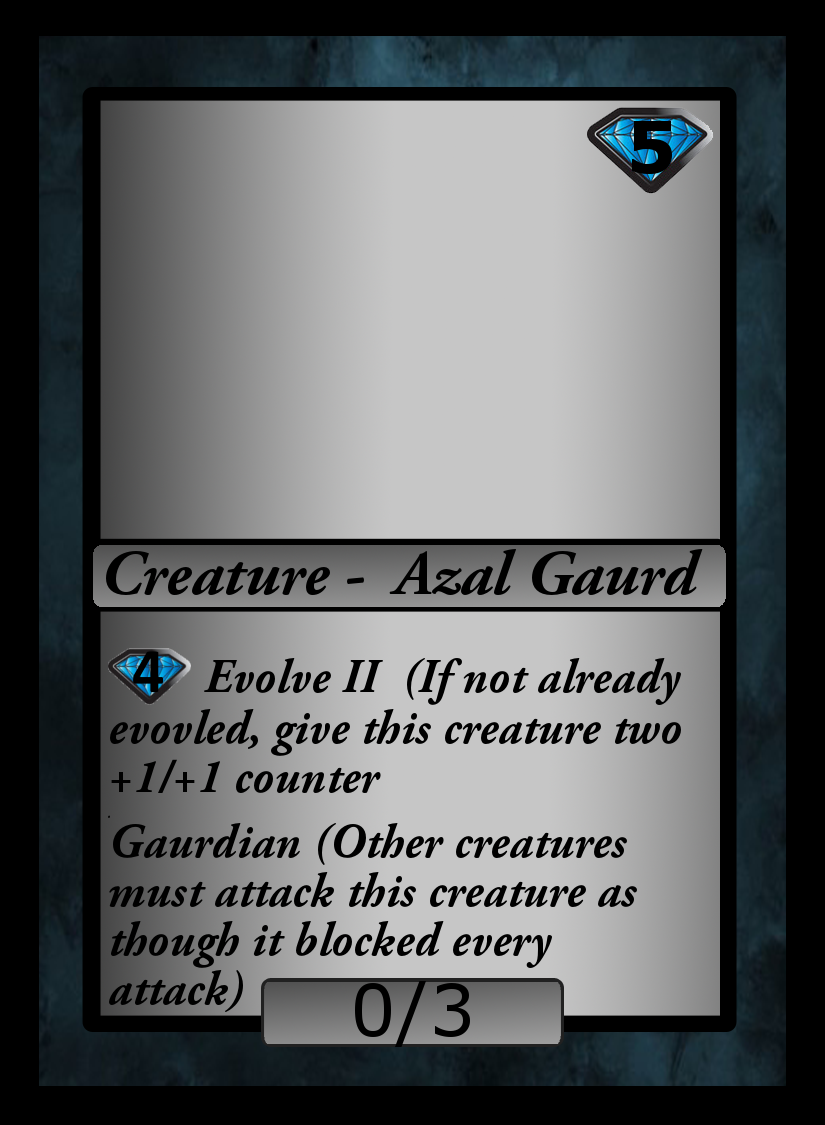
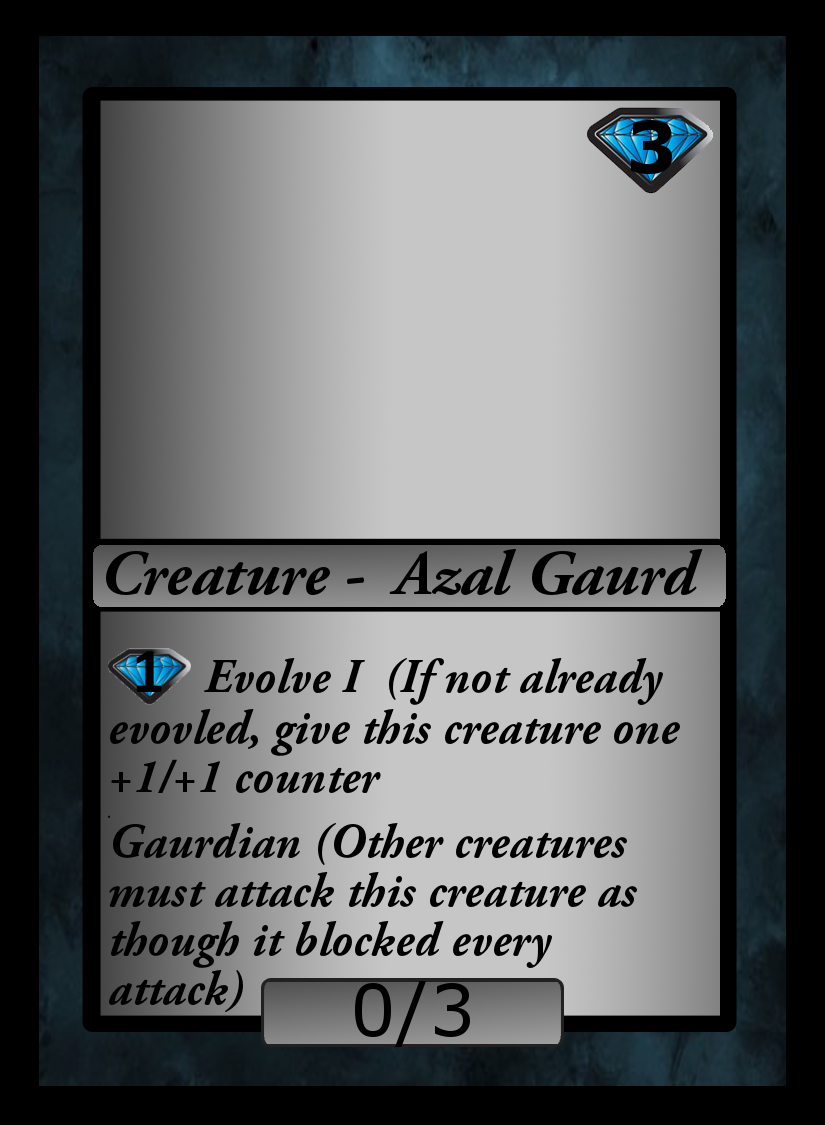
Two versions of the same layered image (825×1125). Layer-by-layer changes:
renamed "5" to "3", painted on it over [631, 120, 672, 174]
renamed "4 Evolve II (If not alrea..." to "1 Evolve I (If not alread...", painted on it over [133, 651, 681, 744]
